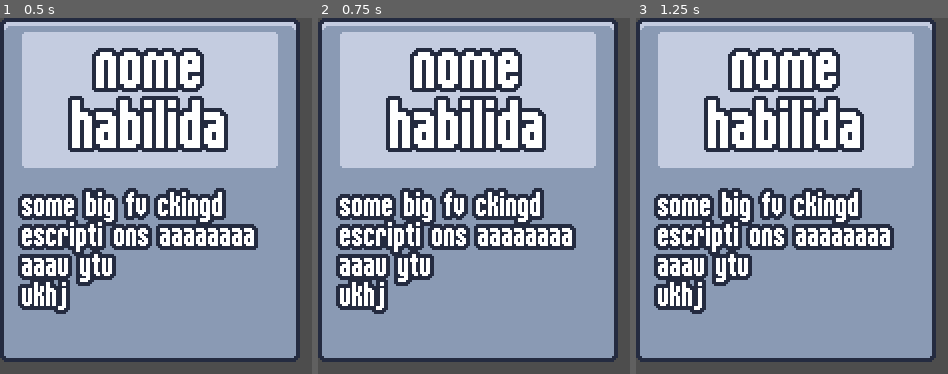
Above: before the commit, frames 1-3 (left to right).
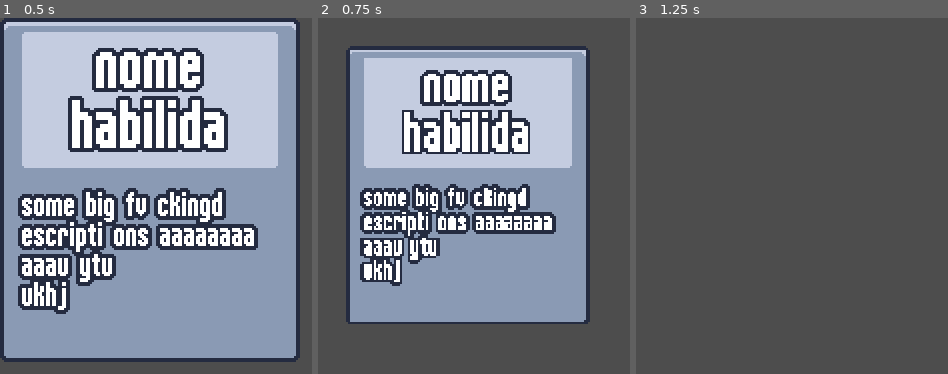
Above: after the commit, the same moments.

Repository: Marllon-Freitas/rogue-like-style-game
Game: Godot game, scene res://scenes/ui/ability_upgrade_card.tscn
Same seed, same stepped clock (60 frames per second), same inputs: the game is played once before the commit and once after it. This scene is started directly instead of the project's main scene.
Inputs (mouse positions are in pixels of both pictures, inside the frame that each line leads up to):
- Up to frame 1 (0.5 s): no input
- Up to frame 2 (0.75 s): tap Enter at 0.5 s; move the mouse to (467, 188) at 0.52 s; press the mouse at (467, 188) at 0.53 s; hold D (move_right) from 0.53 s (still down)
- Up to frame 3 (1.25 s): keep holding D (move_right)

Frame 1 is identical in both runs. In frame 2, 58% of the frame differs, in the area x 0-97%, y 0-97%; in frame 3, 93%.

Commit message:
feat: animating the upgrade card

Diff:
--- a/scenes/ui/ability_upgrade_card.gd
+++ b/scenes/ui/ability_upgrade_card.gd
@@ -5,9 +5,19 @@
 @onready var name_label: Label = $%NameLabel
 @onready var description_label: Label = $%DescriptionLabel
 
+var disable: bool = false
+
 
 func _ready():
 	gui_input.connect(on_gui_input)
+	mouse_entered.connect(on_mouse_entered)
+
+
+func play_in(delay: float = 0):
+	modulate = Color.TRANSPARENT
+	scale = Vector2.ZERO
+	await get_tree().create_timer(delay).timeout
+	$AnimationPlayer.play("in")
 
 
 func set_ability_upgrade(upgrade: AbilityUpgrade):
@@ -16,5 +26,28 @@
 
 
 func on_gui_input(event: InputEvent):
+	if disable:
+		return
 	if event.is_action_pressed("left_click"):
-		selected.emit()
+		select_card()
+
+
+func play_discard():
+	$AnimationPlayer.play("discard")
+
+
+func select_card():
+	disable = true
+	$AnimationPlayer.play("selected")
+	for other_cards in get_tree().get_nodes_in_group("upgrade_card"):
+		if other_cards == self:
+			continue
+		other_cards.play_discard()
+	await $AnimationPlayer.animation_finished
+	selected.emit()
+
+
+func on_mouse_entered():
+	if disable:
+		return
+	$HoverAnimationPlayer.play("hover")
--- a/scenes/ui/ability_upgrade_card.tscn
+++ b/scenes/ui/ability_upgrade_card.tscn
@@ -1,10 +1,181 @@
-[gd_scene load_steps=2 format=3 uid="uid://d370djs373sfv"]
+[gd_scene load_steps=10 format=3 uid="uid://d370djs373sfv"]
 
 [ext_resource type="Script" path="res://scenes/ui/ability_upgrade_card.gd" id="1_qlnlw"]
 
-[node name="AbilityUpgradeCard" type="PanelContainer"]
+[sub_resource type="Animation" id="Animation_n1brg"]
+resource_name = "in"
+length = 0.4
+step = 0.05
+tracks/0/type = "value"
+tracks/0/imported = false
+tracks/0/enabled = true
+tracks/0/path = NodePath(".:scale")
+tracks/0/interp = 2
+tracks/0/loop_wrap = true
+tracks/0/keys = {
+"times": PackedFloat32Array(0, 0.15, 0.4),
+"transitions": PackedFloat32Array(1, 1, 1),
+"update": 0,
+"values": [Vector2(0, 0), Vector2(1.2, 1.2), Vector2(1, 1)]
+}
+tracks/1/type = "value"
+tracks/1/imported = false
+tracks/1/enabled = true
+tracks/1/path = NodePath(".:modulate")
+tracks/1/interp = 1
+tracks/1/loop_wrap = true
+tracks/1/keys = {
+"times": PackedFloat32Array(0),
+"transitions": PackedFloat32Array(1),
+"update": 0,
+"values": [Color(1, 1, 1, 1)]
+}
+
+[sub_resource type="Animation" id="Animation_7echh"]
+length = 0.001
+tracks/0/type = "value"
+tracks/0/imported = false
+tracks/0/enabled = true
+tracks/0/path = NodePath(".:scale")
+tracks/0/interp = 1
+tracks/0/loop_wrap = true
+tracks/0/keys = {
+"times": PackedFloat32Array(0),
+"transitions": PackedFloat32Array(1),
+"update": 0,
+"values": [Vector2(1, 1)]
+}
+tracks/1/type = "value"
+tracks/1/imported = false
+tracks/1/enabled = true
+tracks/1/path = NodePath(".:modulate")
+tracks/1/interp = 1
+tracks/1/loop_wrap = true
+tracks/1/keys = {
+"times": PackedFloat32Array(0),
+"transitions": PackedFloat32Array(1),
+"update": 0,
+"values": [Color(1, 1, 1, 1)]
+}
+tracks/2/type = "value"
+tracks/2/imported = false
+tracks/2/enabled = true
+tracks/2/path = NodePath(".:rotation")
+tracks/2/interp = 1
+tracks/2/loop_wrap = true
+tracks/2/keys = {
+"times": PackedFloat32Array(0),
+"transitions": PackedFloat32Array(1),
+"update": 0,
+"values": [0.0]
+}
+
+[sub_resource type="Animation" id="Animation_685ds"]
+resource_name = "selected"
+length = 0.4
+step = 0.05
+tracks/0/type = "value"
+tracks/0/imported = false
+tracks/0/enabled = true
+tracks/0/path = NodePath(".:scale")
+tracks/0/interp = 2
+tracks/0/loop_wrap = true
+tracks/0/keys = {
+"times": PackedFloat32Array(0, 0.05, 0.0501, 0.4),
+"transitions": PackedFloat32Array(1, 2, 1, 1),
+"update": 0,
+"values": [Vector2(1, 1), Vector2(1.2, 1.2), Vector2(1.2, 1.2), Vector2(0, 0)]
+}
+tracks/1/type = "value"
+tracks/1/imported = false
+tracks/1/enabled = true
+tracks/1/path = NodePath(".:rotation")
+tracks/1/interp = 1
+tracks/1/loop_wrap = true
+tracks/1/keys = {
+"times": PackedFloat32Array(0, 0.05, 0.2, 0.4),
+"transitions": PackedFloat32Array(1, 1, 1, 1),
+"update": 0,
+"values": [0.0, -0.174533, 0.0872665, 0.0]
+}
+
+[sub_resource type="Animation" id="Animation_ch5on"]
+resource_name = "discard"
+length = 0.1
+step = 0.05
+tracks/0/type = "value"
+tracks/0/imported = false
+tracks/0/enabled = true
+tracks/0/path = NodePath(".:scale")
+tracks/0/interp = 2
+tracks/0/loop_wrap = true
+tracks/0/keys = {
+"times": PackedFloat32Array(0, 0.1),
+"transitions": PackedFloat32Array(1, 1),
+"update": 0,
+"values": [Vector2(1, 1), Vector2(0, 0)]
+}
+
+[sub_resource type="AnimationLibrary" id="AnimationLibrary_5l5an"]
+_data = {
+"RESET": SubResource("Animation_7echh"),
+"discard": SubResource("Animation_ch5on"),
+"in": SubResource("Animation_n1brg"),
+"selected": SubResource("Animation_685ds")
+}
+
+[sub_resource type="Animation" id="Animation_s4axb"]
+resource_name = "hover"
+length = 0.2
+step = 0.05
+tracks/0/type = "value"
+tracks/0/imported = false
+tracks/0/enabled = true
+tracks/0/path = NodePath(".:rotation")
+tracks/0/interp = 2
+tracks/0/loop_wrap = true
+tracks/0/keys = {
+"times": PackedFloat32Array(0, 0.05, 0.1, 0.2),
+"transitions": PackedFloat32Array(1, 1, 1, 1),
+"update": 0,
+"values": [0.0, -0.0872665, 0.0872665, 0.0]
+}
+
+[sub_resource type="Animation" id="Animation_xdjw6"]
+length = 0.001
+tracks/0/type = "value"
+tracks/0/imported = false
+tracks/0/enabled = true
+tracks/0/path = NodePath(".:rotation")
+tracks/0/interp = 1
+tracks/0/loop_wrap = true
+tracks/0/keys = {
+"times": PackedFloat32Array(0),
+"transitions": PackedFloat32Array(1),
+"update": 0,
+"values": [0.0]
+}
+
+[sub_resource type="AnimationLibrary" id="AnimationLibrary_dk7o4"]
+_data = {
+"RESET": SubResource("Animation_xdjw6"),
+"hover": SubResource("Animation_s4axb")
+}
+
+[node name="AbilityUpgradeCard" type="PanelContainer" groups=["upgrade_card"]]
 custom_minimum_size = Vector2(150, 150)
+pivot_offset = Vector2(75, 75)
 script = ExtResource("1_qlnlw")
+
+[node name="AnimationPlayer" type="AnimationPlayer" parent="."]
+libraries = {
+"": SubResource("AnimationLibrary_5l5an")
+}
+
+[node name="HoverAnimationPlayer" type="AnimationPlayer" parent="."]
+libraries = {
+"": SubResource("AnimationLibrary_dk7o4")
+}
 
 [node name="MarginContainer" type="MarginContainer" parent="."]
 layout_mode = 2
--- a/scenes/ui/upgrade_screen.gd
+++ b/scenes/ui/upgrade_screen.gd
@@ -12,11 +12,14 @@
 
 
 func set_ability_upgrades(upgrades: Array[AbilityUpgrade]):
+	var delay = 0.0
 	for upgrade in upgrades:
 		var card_instance = upgrade_card_scence.instantiate()
 		card_container.add_child(card_instance)
 		card_instance.set_ability_upgrade(upgrade)
+		card_instance.play_in(delay)
 		card_instance.selected.connect(on_upgrade_selected.bind(upgrade))
+		delay += 0.2
 
 
 func on_upgrade_selected(upgrade: AbilityUpgrade):
--- a/scenes/ui/upgrade_screen.tscn
+++ b/scenes/ui/upgrade_screen.tscn
@@ -20,3 +20,4 @@
 layout_mode = 2
 size_flags_horizontal = 4
 size_flags_vertical = 4
+theme_override_constants/separation = 16
